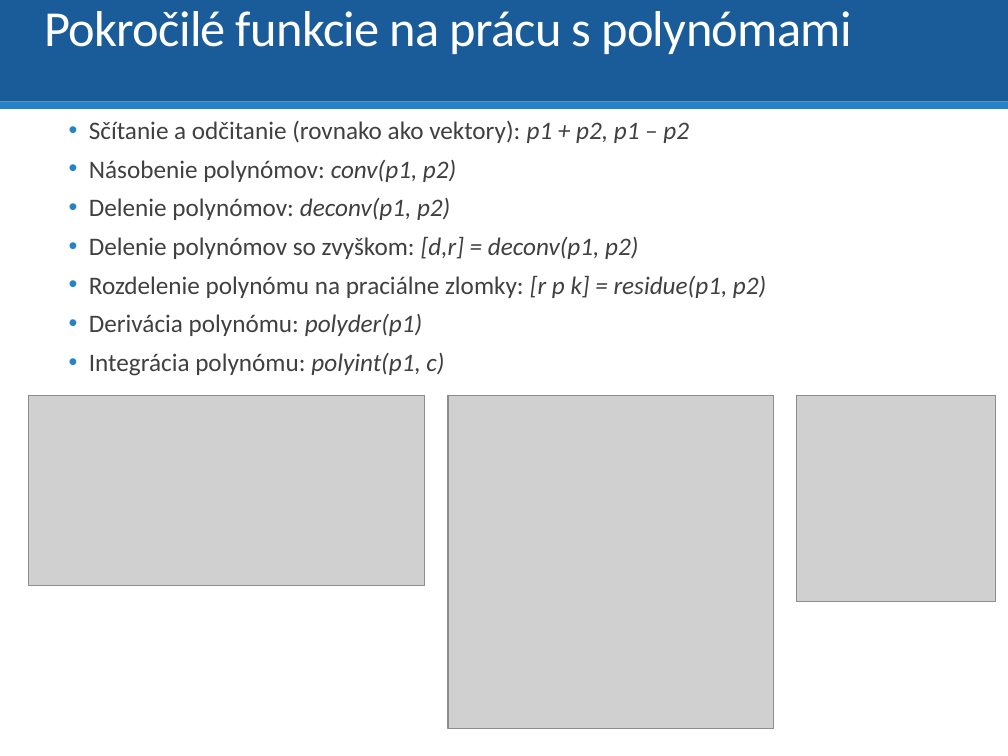
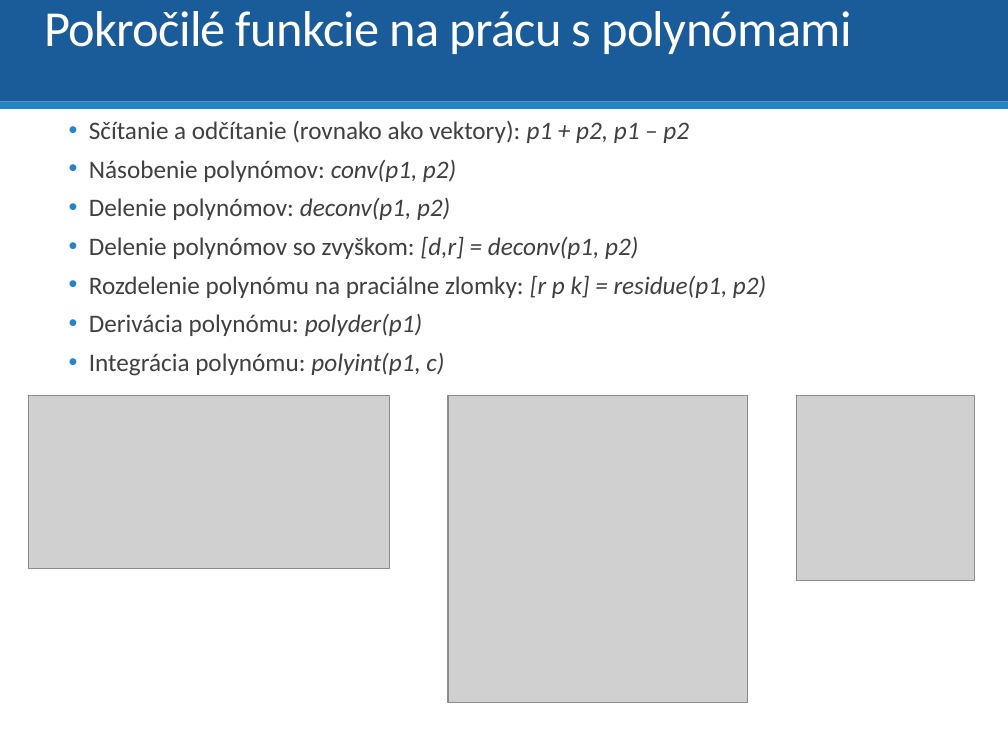
Before and after one commit to dodekm/TeamProjektKybernetika, a slide deck: slide 27 of Nove prednasky/P0_Opakovanie_Matlab_Simulink.pptx (slide 26 before the commit). Drawn at 1008x756 pixels with LibreOffice and Linux fonts; fonts in the diff are those of the drawing; grey boxes stand for pictures. Boxes give left, top, right and bottom in pixels: in the first picture for what was removed or moved away, otherwise in the second. Text is boxed around its words. In the diff, an @@ line names an element or a change of style, - is before the commit and + after.

```diff
--- a/Nove prednasky/P0_Opakovanie_Matlab_Simulink.pptx
+++ b/Nove prednasky/P0_Opakovanie_Matlab_Simulink.pptx
@@ text at box(89, 121, 689, 143): text changed @@
-  • Sčítanie a odčitanie (rovnako ako vektory): p1 + p2, p1 – p2
+  • Sčítanie a odčítanie (rovnako ako vektory): p1 + p2, p1 – p2
@@ picture: place and size @@
-picture at box(29, 396, 425, 587)
+picture at box(29, 396, 390, 570)
@@ picture: place and size @@
-picture at box(448, 396, 772, 730)
+picture at box(448, 396, 747, 704)
@@ picture: place and size @@
-picture at box(796, 396, 996, 602)
+picture at box(796, 396, 975, 581)
```
Also in this commit, not shown: 14 other slides changed, 1 slide added, 1 slide removed, 2 other files.
